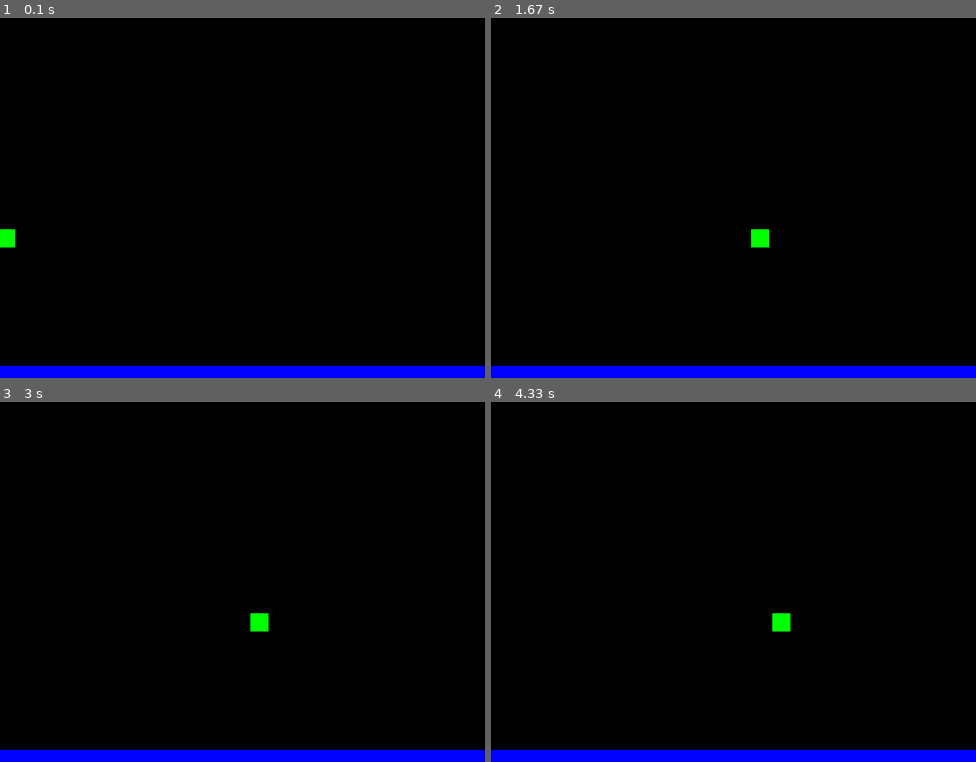
Above: before the commit, frames 1-4 (two rows, left to right).
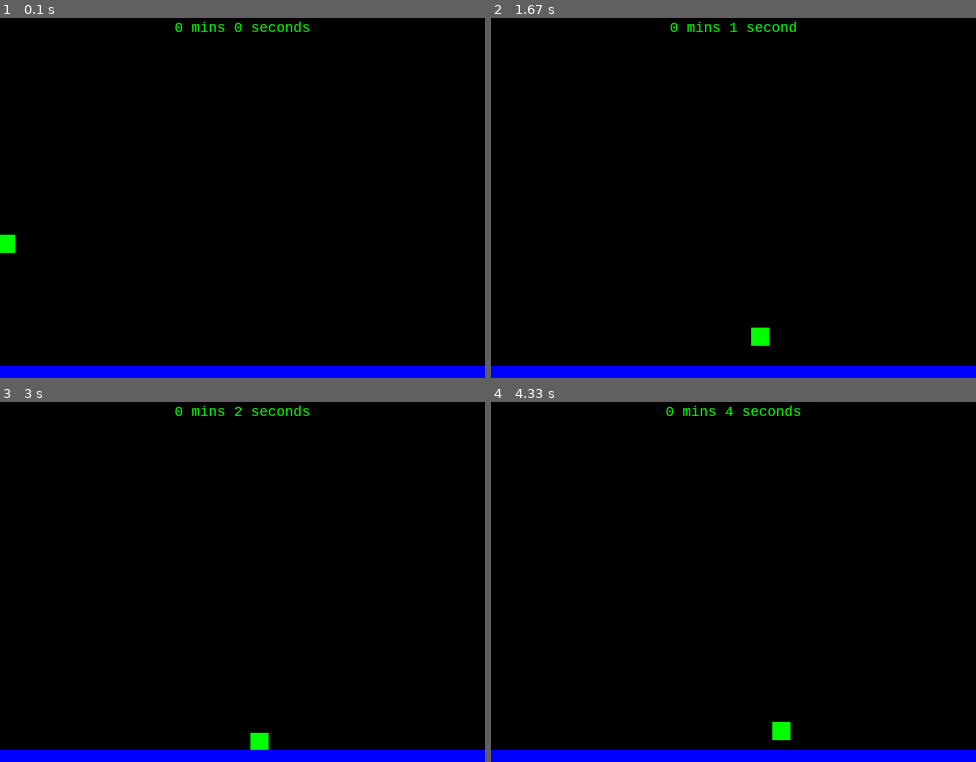
Above: after the commit, the same moments.

Repository: kgndnc/plat-jump-pygame
Game: pygame game, started from main.py
Two runs of this game, one before a commit and one after it. Both use one fixed random seed, a clock stepped at 60 frames per second and the inputs below.
Inputs:
- Up to frame 1 (0.1 s): no input
- Up to frame 2 (1.67 s): hold Space 0.33-0.8 s; hold Right 0.33-0.8 s; hold Right 0.83-1.3 s; hold Up 1.33-1.63 s
- Up to frame 3 (3 s): hold Right 1.67-2.13 s; hold Left 2.17-2.7 s; hold Left from 2.73 s (still down)
- Up to frame 4 (4.33 s): release Left at 3.13 s; hold Up 3.17-3.53 s; hold Right 3.57-4.2 s; hold Left from 4.23 s (still down)

The runs differ from the first frame. In frame 1, 0.3% of the frame differs, in the area x 0-64%, y 1-66%; in frame 2, 0.6%; in frame 3, 0.6%; in frame 4, 0.6%, in the area x 36-64%, y 1-94%.

Commit message:
Add gravity and jumping

Diff:
--- a/Player.py
+++ b/Player.py
@@ -4,6 +4,7 @@
 
 ACC = 0.5
 FRIC = -0.06
+GRAVITY = 0.5
 vec = pygame.math.Vector2
 
 
@@ -19,8 +20,11 @@
         self.vel = vec(0, 0)
         self.acc = vec(0, 0)
 
-    def move(self):
-        self.acc = vec(0, 0)
+    def move(self, group):
+        # constant effect of gravity
+        # constant vertical acceleration -> Gravity
+        # only nullify it when player stands on firm ground (platform in this game)
+        self.acc = vec(0, GRAVITY)
 
         pressed_keys = pygame.key.get_pressed()
 
@@ -36,6 +40,8 @@
             self.acc.x = -ACC
         if pressed_keys[pygame.K_RIGHT]:
             self.acc.x = +ACC
+        if pressed_keys[pygame.K_UP] or pressed_keys[pygame.K_SPACE]:
+            self.jump(group)
 
         # apply friction (more velocity more friction) (x-axis)
         self.acc.x += self.vel.x * FRIC
@@ -51,3 +57,21 @@
 
         # apply the changes to the player rectangle
         self.rect.midbottom = self.pos
+
+    def jump(self, group):
+        # only jump if player is in contact with a platform
+        hits = pygame.sprite.spritecollide(self, group, False)
+        if hits:
+            self.vel.y = -18
+
+    def update(self, group):
+        # Return a list containing all Sprites in a Group
+        # that intersect with another Sprite.
+        hits = pygame.sprite.spritecollide(self, group, False)
+
+        # set the y velocity 0 if it was falling down
+        # otherwise don't set it to 0 or else jump is nullified
+        if self.vel.y > 0:
+            if hits:
+                self.vel.y = 0
+                self.pos.y = hits[0].rect.top + 1
--- a/main.py
+++ b/main.py
@@ -27,7 +27,7 @@
 pygame.mouse.set_cursor(pygame.cursors.Cursor(SYSTEM_CURSOR_HAND))
 pygame.display.set_caption("Game")
 
-time_font = pygame.font.SysFont("Consolas", 40)
+time_font = pygame.font.SysFont("Consolas", 26)
 
 
 def show_time():
@@ -43,8 +43,7 @@
     )
     time_rect = time_surf.get_rect()
 
-    time_rect.centerx = WIDTH // 2
-    time_rect.centery = HEIGHT // 2
+    time_rect.midtop = (WIDTH // 2, 10)
 
     return time_surf, time_rect
 
@@ -64,9 +63,13 @@
 PT1 = platform_cs()
 P1 = Player()
 
+# sprite groups
 all_sprites = pygame.sprite.Group()
 all_sprites.add(P1)
 all_sprites.add(PT1)
+
+platforms = pygame.sprite.Group()
+platforms.add(PT1)
 
 clock = pygame.time.Clock()
 running = True
@@ -79,12 +82,16 @@
             sys.exit()
 
     display_surface.fill("black")
-    # display_surface.blit(*show_time())
+    display_surface.blit(*show_time())
 
     for entity in all_sprites:
         display_surface.blit(entity.surf, entity.rect)
 
-    P1.move()
+    P1.move(platforms)
+    P1.update(platforms)
 
     pygame.display.update()
+
+    pygame.display.set_caption(f"Game (FPS: {clock.get_fps().__format__('.2f') })")
+
     clock.tick(60)
